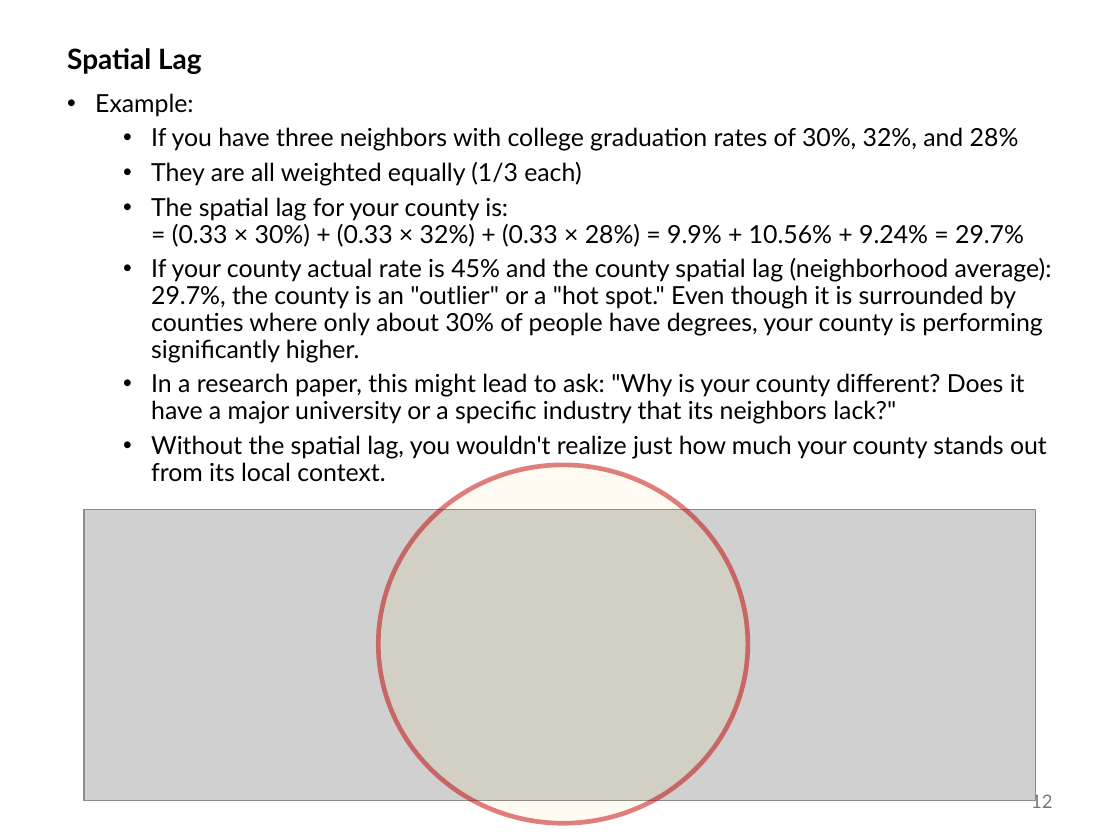
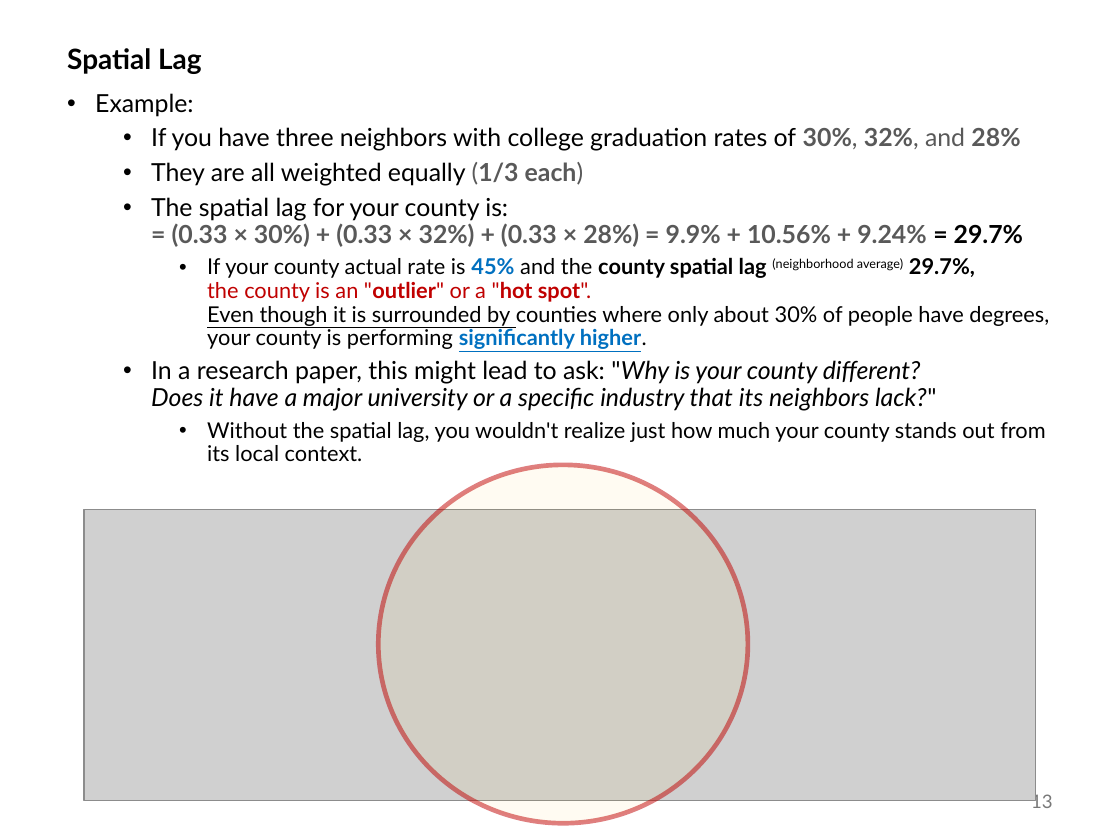
Before and after one commit to abuabara/abuabara.github.io, a slide deck: slide 13 of DAEN489S26/week12_slides.pptx (slide 12 before the commit). Drawn at 1120x840 pixels with LibreOffice and Linux fonts; fonts in the diff are those of the drawing; grey boxes stand for pictures. Boxes give left, top, right and bottom in pixels: in the first picture for what was removed or moved away, otherwise in the second. Text is boxed around its words. In the diff, an @@ line names an element or a change of style, - is before the commit and + after.

```diff
--- a/DAEN489S26/week12_slides.pptx
+++ b/DAEN489S26/week12_slides.pptx
@@ text at [151, 127, 1045, 461]: text colour #000000 to #595959 in "30%, 32%, and 28%", "(1/3 each)", "= (0.33 × 30%) + (0.33 × ..."; bold on in "30%, 32%, 28%", "(1/3 each)", "= (0.33 × 30%) + (0.33 × ..."; italic on in ""Why is your county different? Does it ..."; size 16 to 14 pt in "Without the spatial lag, you wouldn't realize ..."; list level 2 to 3 in "Without the spatial lag, you ..." @@
@@ text at [207, 257, 1049, 349]: text changed; size 16 to 14 pt @@
-  • If your county actual rate is 45% and the county spatial lag (neighborhood average): 29.7%, the county is an "outlier" or a "hot spot." Even though it is surrounded by counties where only about 30% of people have degrees, your county is performing significantly higher.
+    • If your county actual rate is 45% and the county spatial lag (neighborhood average) 29.7%,
+      the county is an "outlier" or a "hot spot".
+      Even though it is surrounded by counties where only about 30% of people have degrees, your county is performing significantly higher.
@@ page number at [1031, 792, 1053, 808]: text changed @@
-12
+13
```
Also in this commit, not shown: 15 other slides changed, 7 slides added, 2 slides removed, 1 other file.
